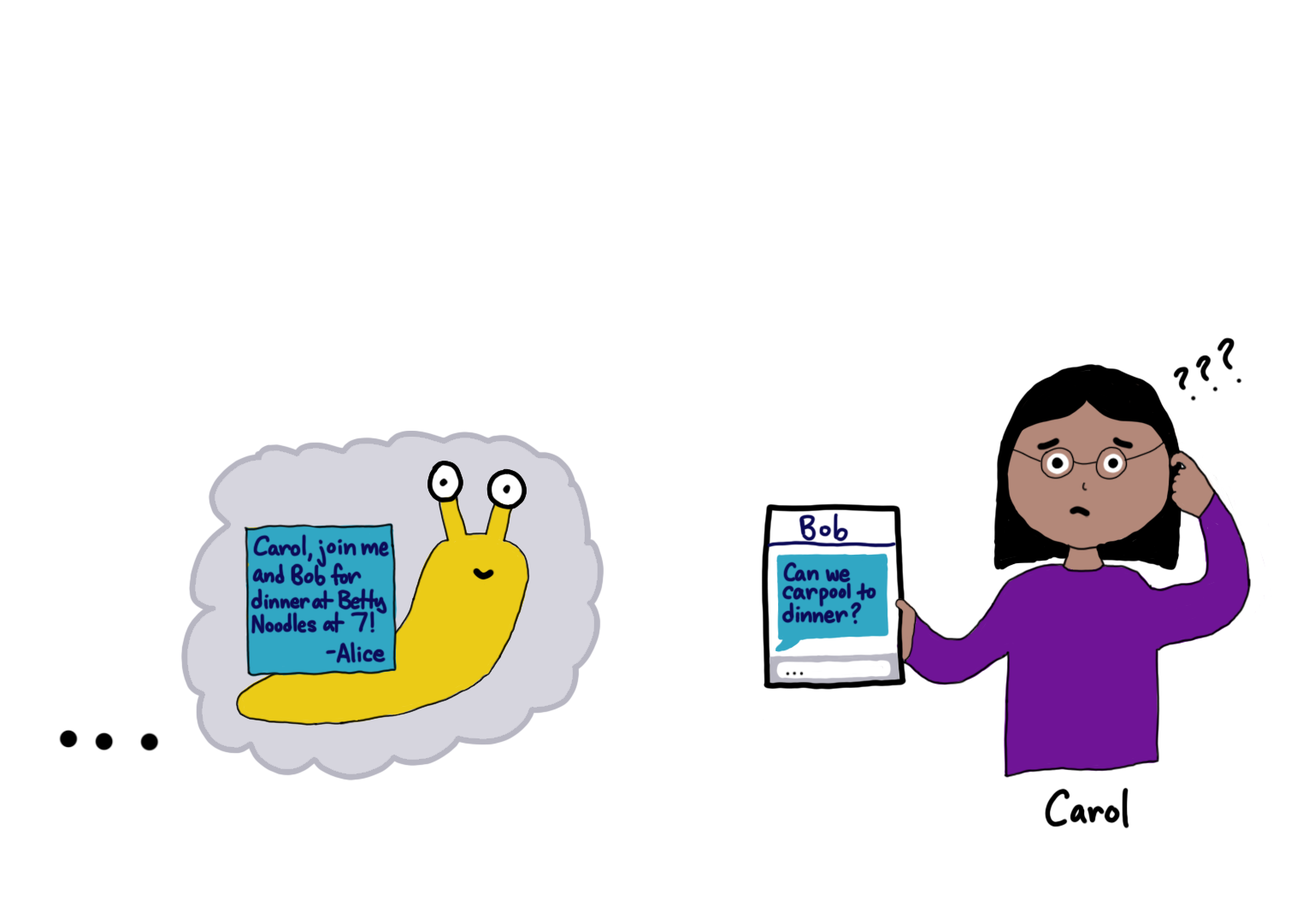
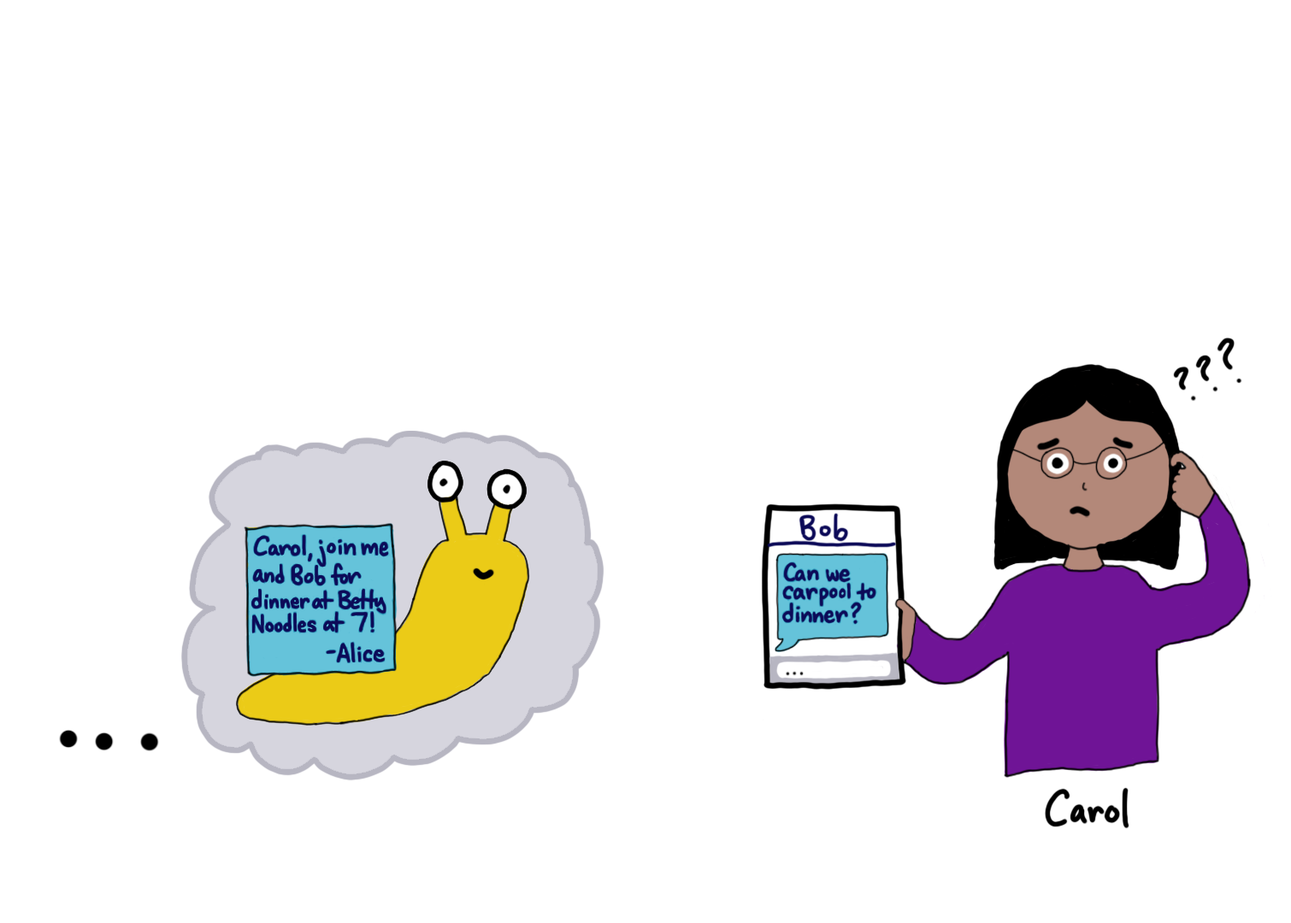
Two versions of the same layered image (w=1291, h=923). Layer-by-layer changes:
painted on "Layer 3" over [773, 552, 890, 654]
painted on "Layer 6" over [246, 525, 395, 676]
